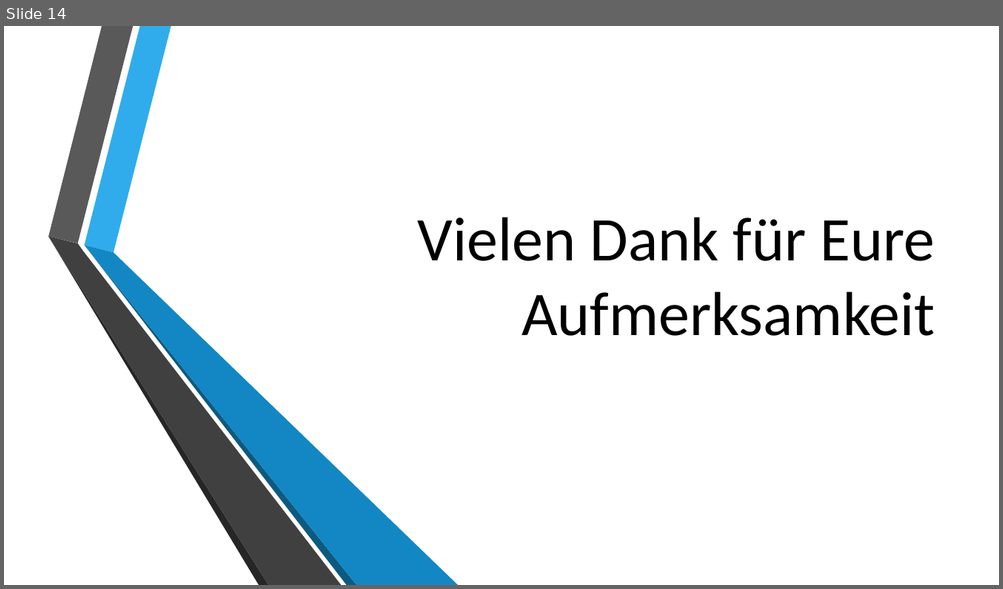
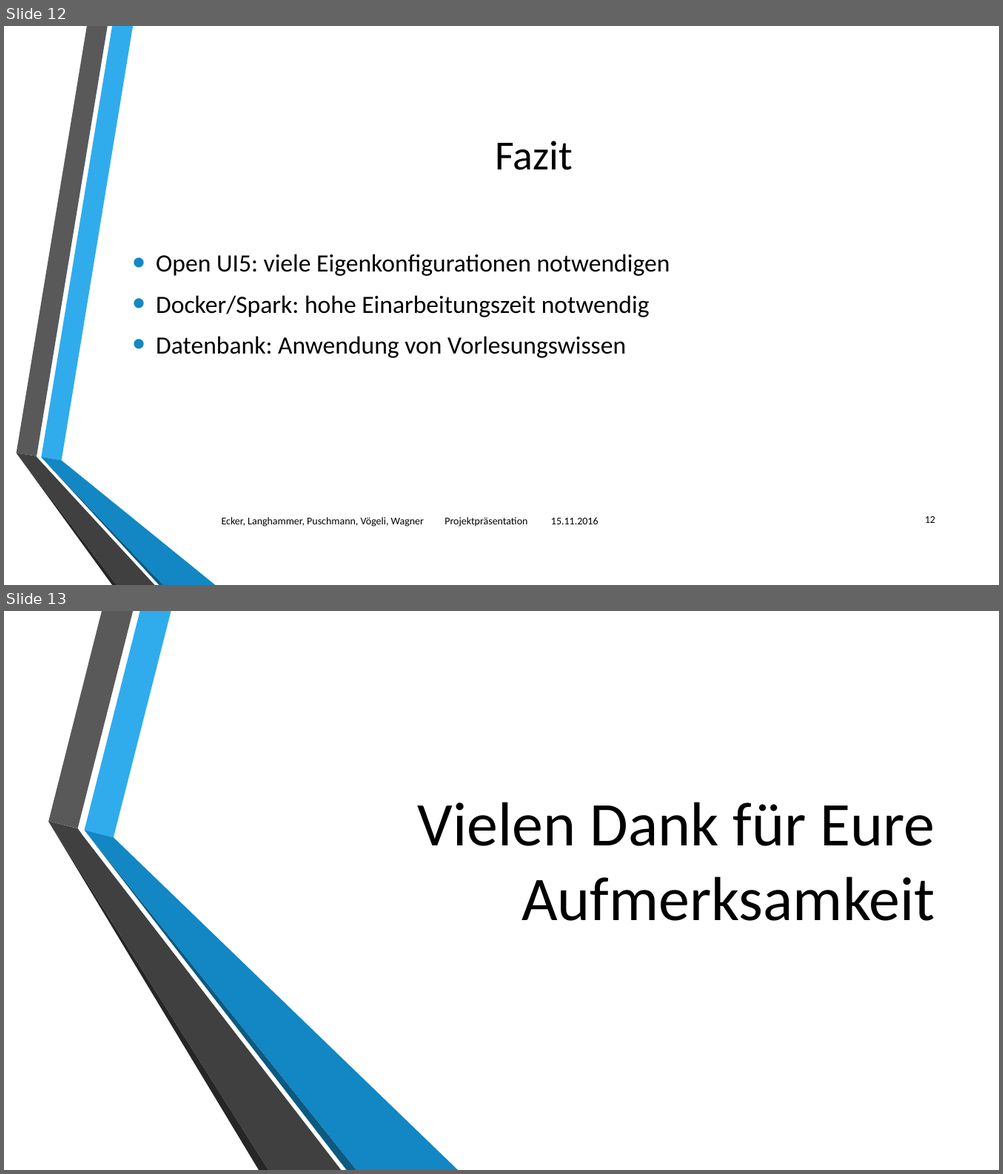
Before and after one commit to philipwagner1994/ProjectDHBW, a slide deck: Documentation/Projektpräsentationabschluss.pptx. Shown one above the other, each under a label of ours: slide 14 before the commit, slides 12 and 13 after it. The pictures are 1003x589 and 1003x1174 pixels, drawn with LibreOffice and Linux fonts; fonts in the diff are those of the drawing; background and template pictures are left out. Boxes give left, top, right and bottom in pixels: in the first picture for what was removed or moved away, otherwise in the second. Text is boxed around its words. In the diff, an @@ line names an element or a change of style, - is before the commit and + after.

```diff
--- a/Documentation/Projektpräsentationabschluss.pptx
+++ b/Documentation/Projektpräsentationabschluss.pptx
@@ slide 12 added at (x1=4, y1=26, x2=999, y2=585), background picture (left out) @@
@@ title added at (x1=495, y1=141, x2=572, y2=170), 40 pt, text #000000 @@
+Fazit
@@ text added at (x1=156, y1=254, x2=670, y2=358), 24 pt, text #000000 @@
+• Open UI5: viele Eigenkonfigurationen notwendigen
+• Docker/Spark: hohe Einarbeitungszeit notwendig
+• Datenbank: Anwendung von Vorlesungswissen
@@ group added at (x1=16, y1=26, x2=215, y2=585): 6 freeform shapes @@
@@ text added at (x1=222, y1=517, x2=598, y2=527), 10 pt, text #000000 @@
+Ecker, Langhammer, Puschmann, Vögeli, Wagner Projektpräsentation 15.11.2016
@@ page number added at (x1=925, y1=517, x2=935, y2=523), 10 pt, text #000000 @@
+12
@@ what was slide 14 is now slide 13 @@
```
Also in this commit, not shown: 3 slides changed, 8 other slides added, 10 slides removed.
